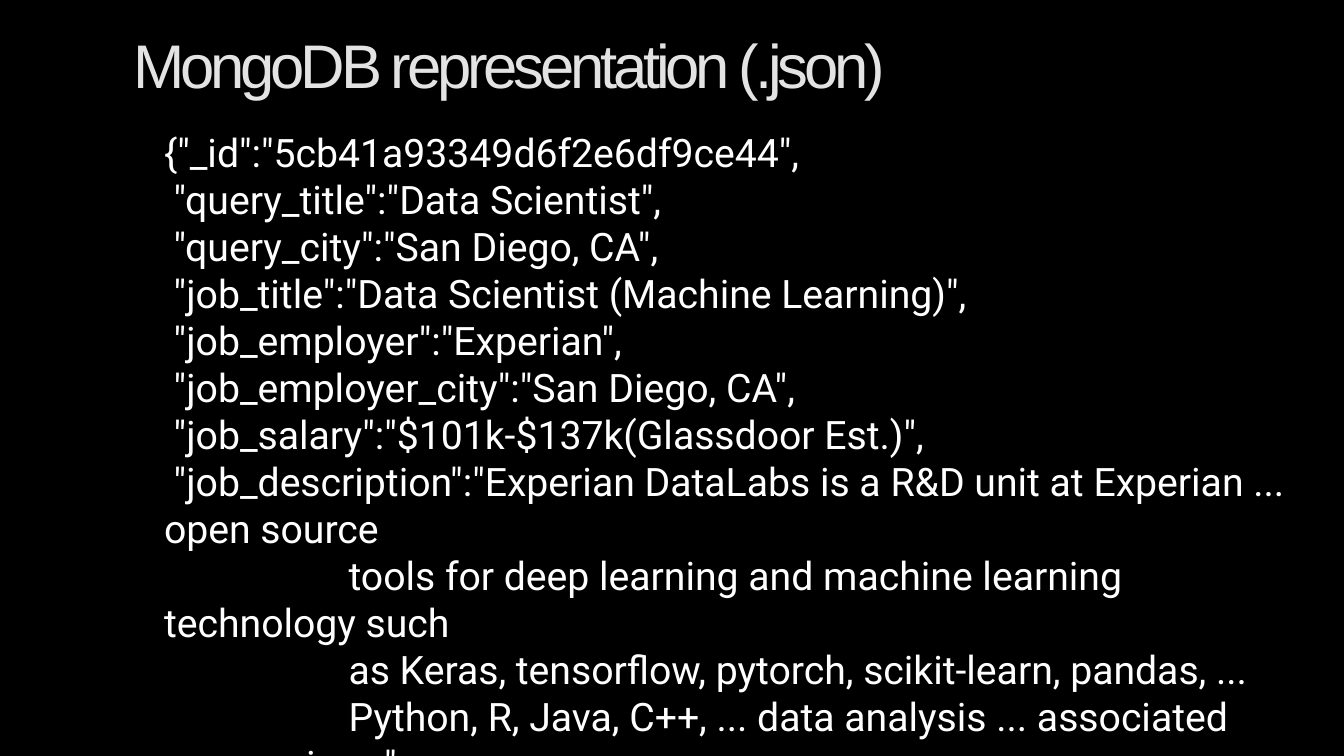
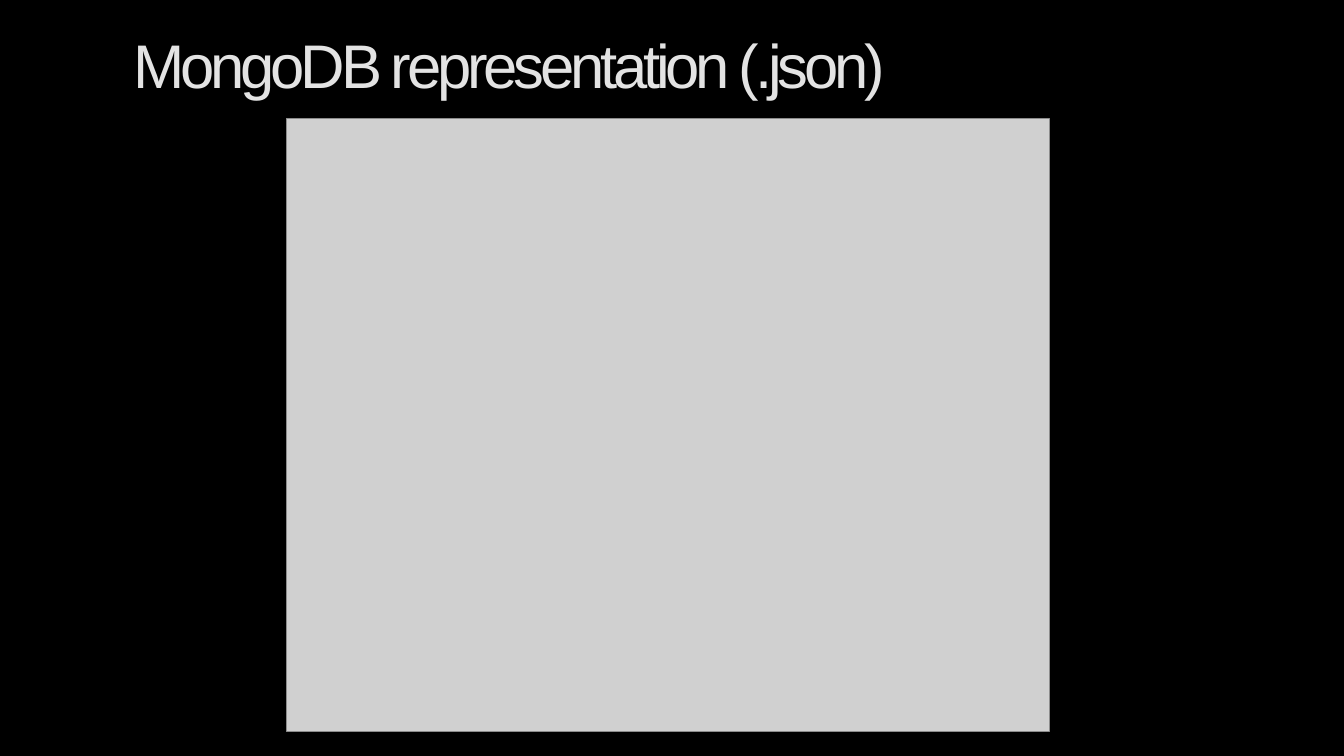
Before and after one commit to Jobs-etlproject/etlproject, a slide deck: slide 3 of glassdoor_etl_project.pptx. Drawn at 1344x756 pixels with LibreOffice and Linux fonts; fonts in the diff are those of the drawing; grey boxes stand for pictures; background and template pictures are left out. Boxes give left, top, right and bottom in pixels: in the first picture for what was removed or moved away, otherwise in the second. Text is boxed around its words. In the diff, an @@ line names an element or a change of style, - is before the commit and + after.

Commit message:
update ppt

```diff
--- a/glassdoor_etl_project.pptx
+++ b/glassdoor_etl_project.pptx
@@ picture added at [286,118,1050,731] @@
@@ text removed at [164,136,1244,740] @@
-{"_id":"5cb41a93349d6f2e6df9ce44",
-"query_title":"Data Scientist",
-"query_city":"San Diego, CA",
-"job_title":"Data Scientist (Machine Learning)",
-"job_employer":"Experian",
-"job_employer_city":"San Diego, CA",
-"job_salary":"$101k-$137k(Glassdoor Est.)",
-"job_description":"Experian DataLabs is a R&D unit at Experian ... open source
-tools for deep learning and machine learning technology such
-as Keras, tensorflow, pytorch, scikit-learn, pandas, ...
-Python, R, Java, C++, ... data analysis ... associated companies...",
-"job_skills":["python","java","r","sql","pandas","c","mongodb","tensorflow“,…]
-}
```
Also in this commit, not shown: 1 other slide changed, 1 slide added, 1 slide removed.
